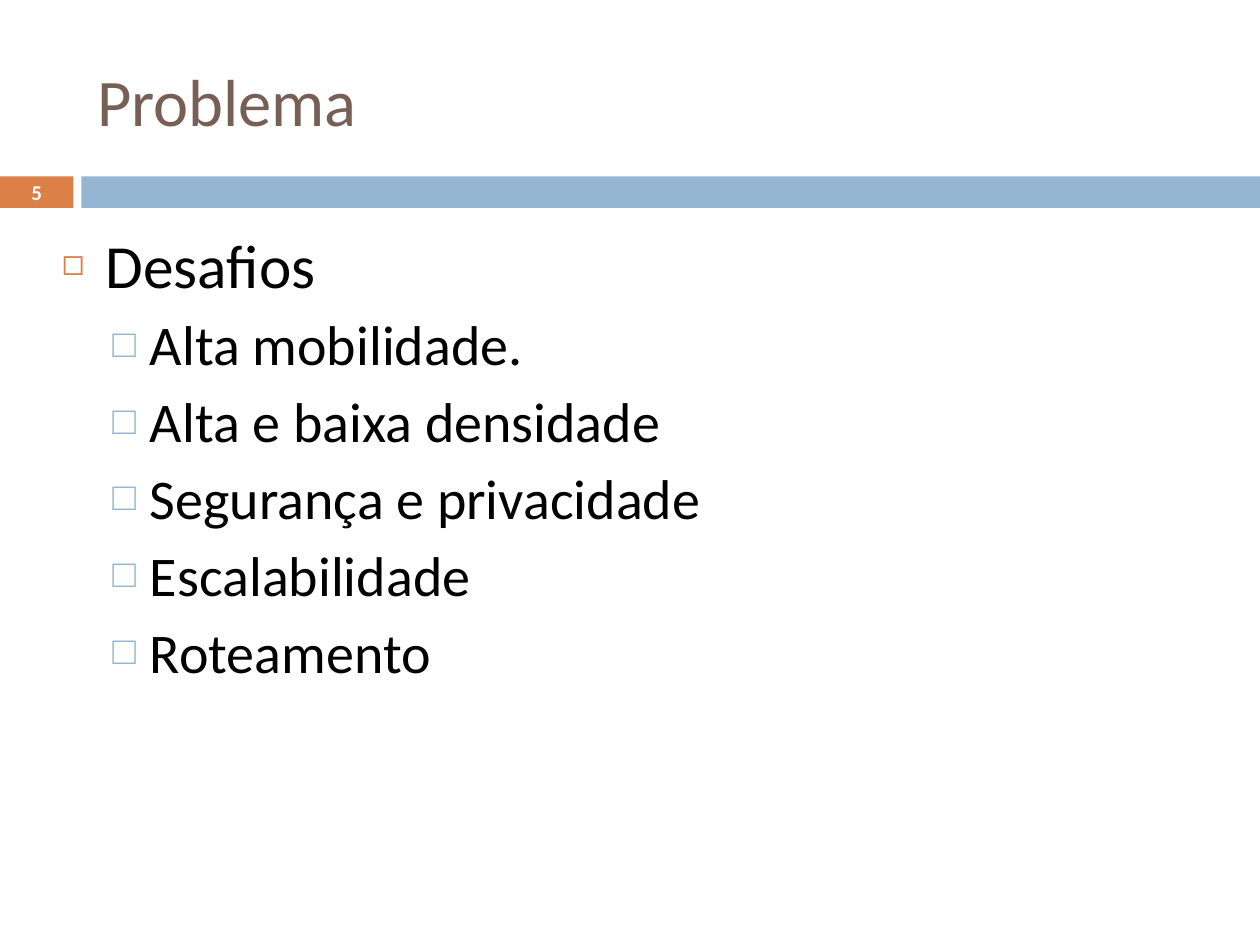
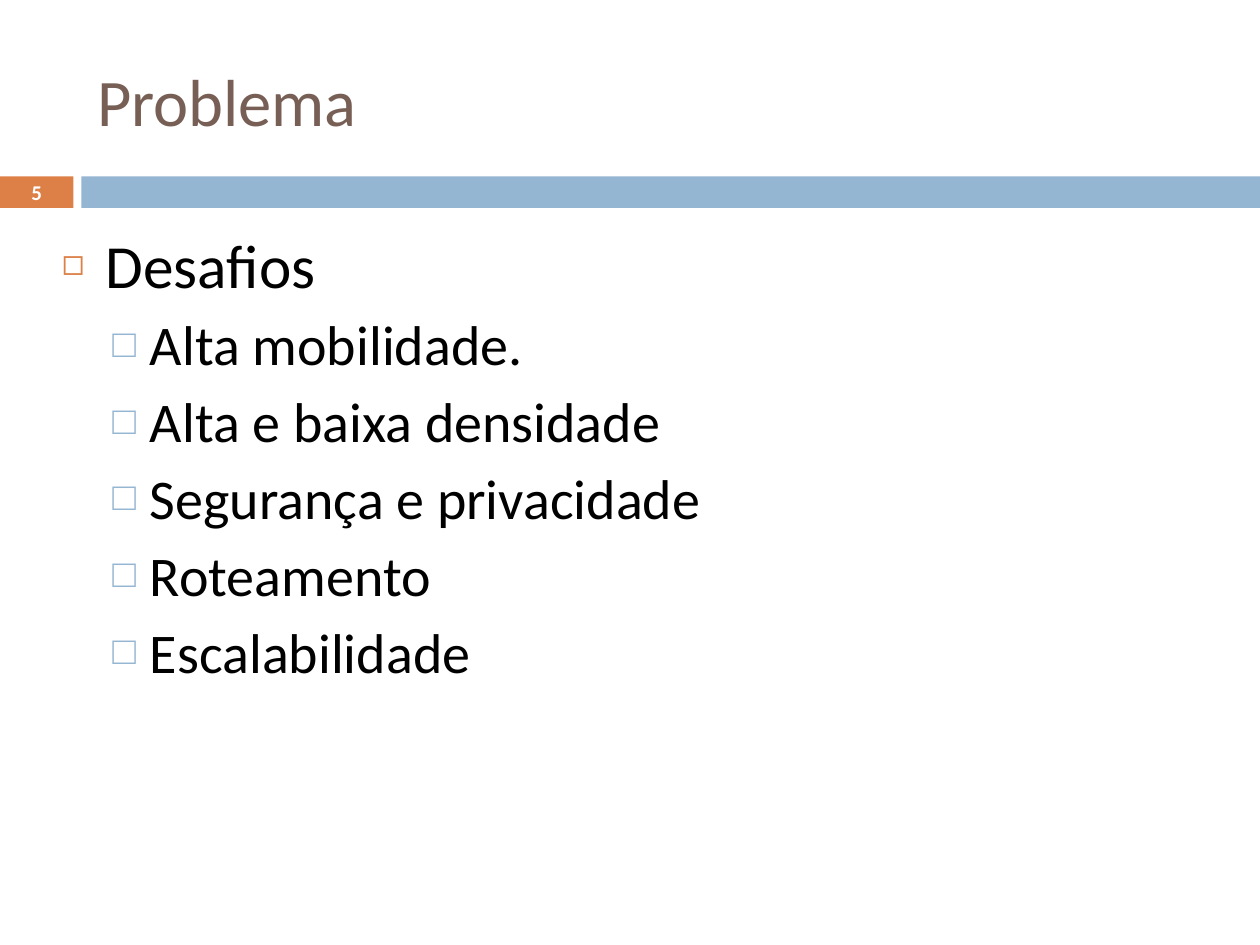
Before and after one commit to geoleite/Mestrado, a slide deck: slide 5 of Apresentacao/ApresentaçãoV1.pptx. Drawn at 1260x945 pixels with LibreOffice and Linux fonts; fonts in the diff are those of the drawing. Boxes give left, top, right and bottom in pixels: in the first picture for what was removed or moved away, otherwise in the second. Text is boxed around its words. In the diff, an @@ line names an element or a change of style, - is before the commit and + after.

```diff
--- a/Apresentacao/ApresentaçãoV1.pptx
+++ b/Apresentacao/ApresentaçãoV1.pptx
@@ text at (150, 560, 431, 597): paragraph added @@
+  □ Roteamento
@@ text at (150, 637, 431, 674): paragraph removed @@
-  □ Roteamento
```
Also in this commit, not shown: 4 other slides changed, 1 slide added, 1 slide removed, 9 other files.
